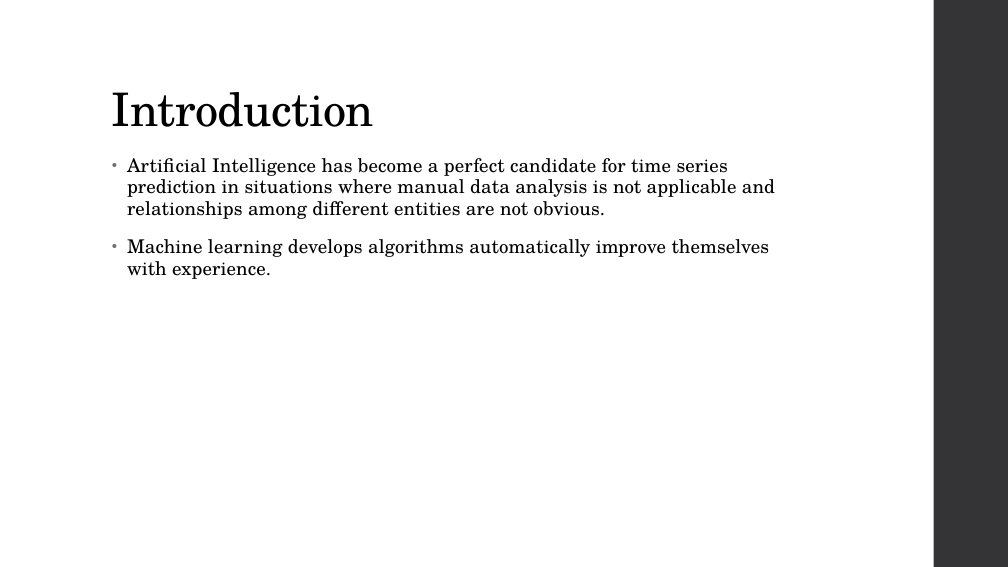
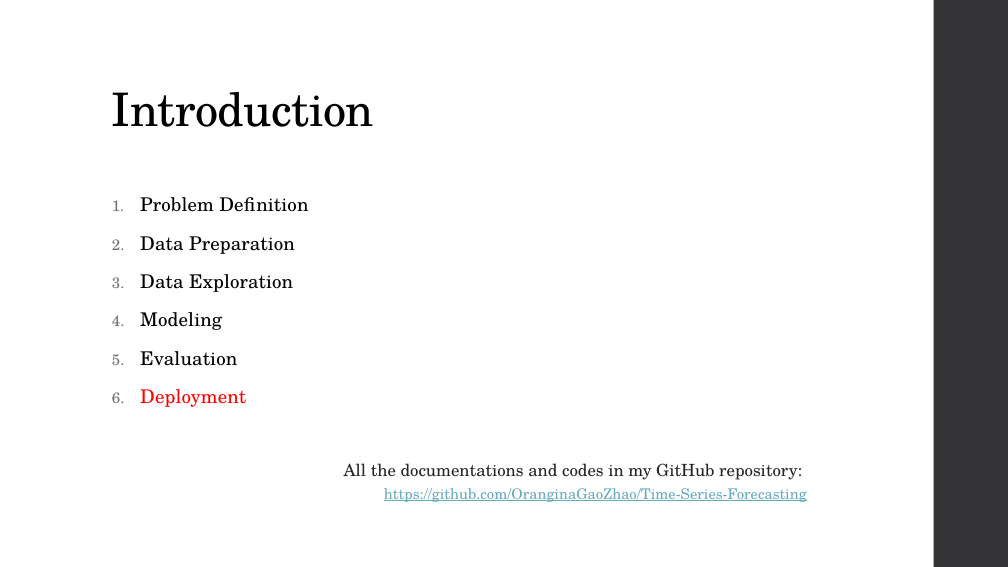
Before and after one commit to OranginaGaoZhao/Time-Series-Forecasting, a slide deck: slide 2 of Presentation.pptx. Drawn at 1008x567 pixels with LibreOffice and Linux fonts; fonts in the diff are those of the drawing. Boxes give left, top, right and bottom in pixels: in the first picture for what was removed or moved away, otherwise in the second. Text is boxed around its words. In the diff, an @@ line names an element or a change of style, - is before the commit and + after.

```diff
--- a/Presentation.pptx
+++ b/Presentation.pptx
@@ text at box(140, 197, 807, 502): text changed @@
-• Artificial Intelligence has become a perfect candidate for time series prediction in situations where manual data analysis is not applicable and relationships among different entities are not obvious.
-• Machine learning develops algorithms automatically improve themselves with experience.
+1. Problem Definition
+2. Data Preparation
+3. Data Exploration
+4. Modeling
+5. Evaluation
+6. Deployment
+  All the documentations and codes in my GitHub repository:
+    https://github.com/OranginaGaoZhao/Time-Series-Forecasting
```
Also in this commit, not shown: 3 other slides changed, 5 slides added, 9 other files.
